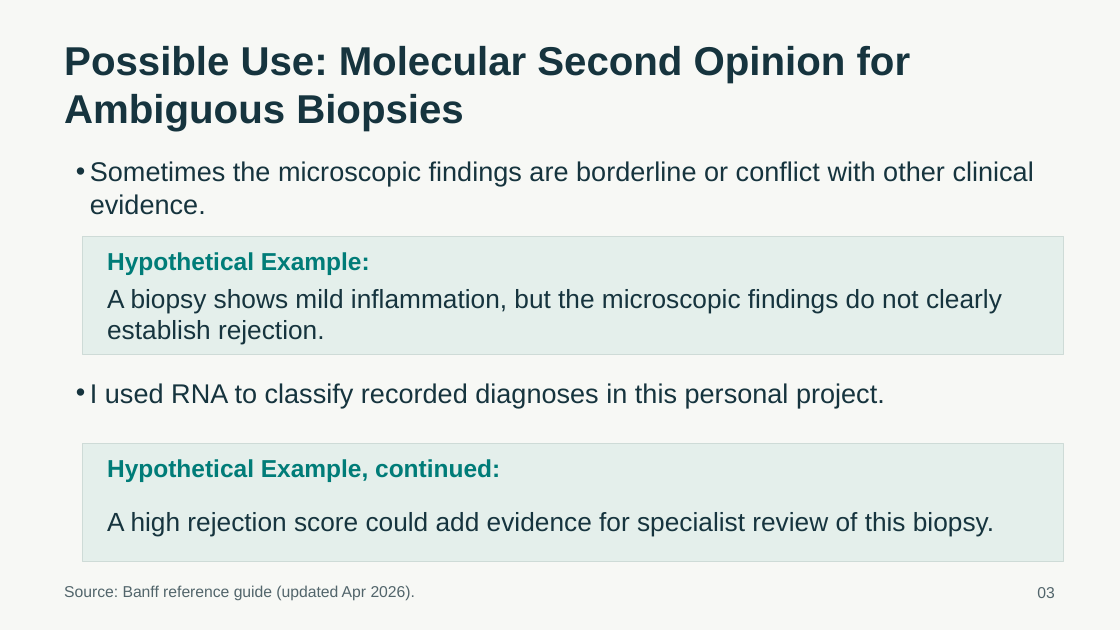
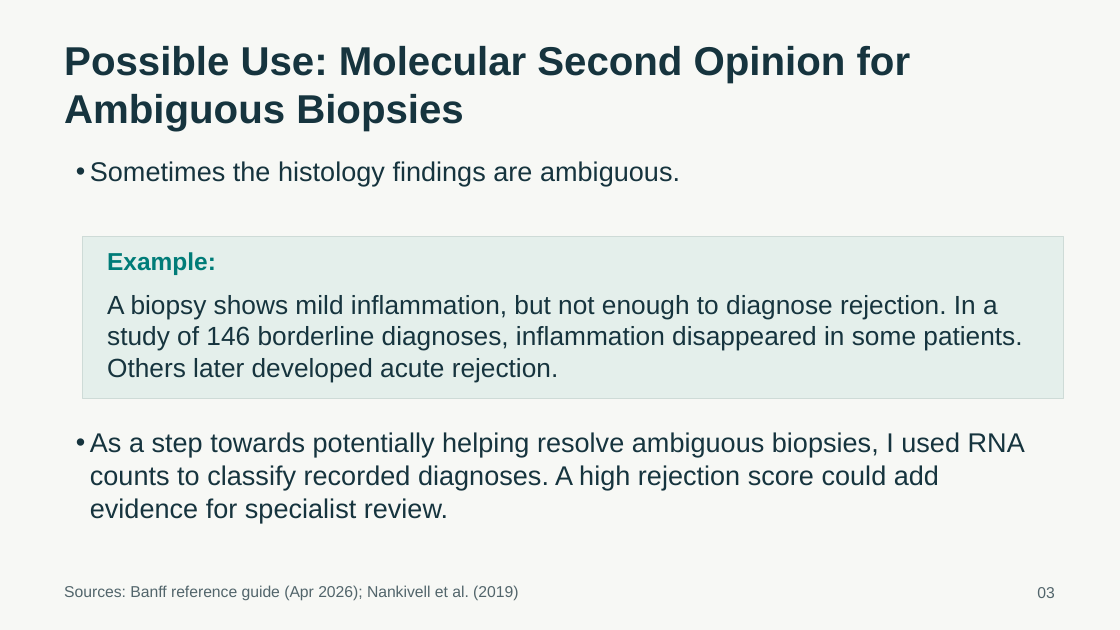
Before and after one commit to ca34525/Kidney-Biopsy-Rejection-Classifier, a slide deck: slide 3 of presentation/unos_kidney_biopsy.pptx. Drawn at 1120x630 pixels with LibreOffice and Linux fonts; fonts in the diff are those of the drawing. Boxes give left, top, right and bottom in pixels: in the first picture for what was removed or moved away, otherwise in the second. Text is boxed around its words. In the diff, an @@ line names an element or a change of style, - is before the commit and + after.

```diff
--- a/presentation/unos_kidney_biopsy.pptx
+++ b/presentation/unos_kidney_biopsy.pptx
@@ text at (90, 161, 680, 186): text changed @@
-• Sometimes the microscopic findings are borderline or conflict with other clinical evidence.
+• Sometimes the histology findings are ambiguous.
@@ rectangle: place and size @@
-rectangle at (82, 236, 1065, 355)
+rectangle at (82, 236, 1065, 398)
@@ text at (107, 252, 216, 275): text changed @@
-Hypothetical Example:
+Example:
@@ text at (107, 295, 1022, 382): text changed @@
-A biopsy shows mild inflammation, but the microscopic findings do not clearly establish rejection.
+A biopsy shows mild inflammation, but not enough to diagnose rejection. In a study of 146 borderline diagnoses, inflammation disappeared in some patients. Others later developed acute rejection.
@@ text removed at (90, 383, 885, 408) @@
-• I used RNA to classify recorded diagnoses in this personal project.
@@ text "As a step towards potentially ..." at (90, 432, 1025, 523): vertical alignment middle to top @@
@@ rectangle removed at (82, 444, 1065, 562) @@
@@ text at (90, 432, 1025, 523): text changed; size 22.5 to 23.2 pt @@
-A high rejection score could add evidence for specialist review of this biopsy.
+• As a step towards potentially helping resolve ambiguous biopsies, I used RNA counts to classify recorded diagnoses. A high rejection score could add evidence for specialist review.
@@ text removed at (107, 459, 500, 482) @@
-Hypothetical Example, continued:
@@ text at (64, 585, 518, 601): text changed @@
-Source: Banff reference guide (updated Apr 2026).
+Sources: Banff reference guide (Apr 2026); Nankivell et al. (2019)
```
Also in this commit, not shown: 6 other slides changed, 18 other files.
